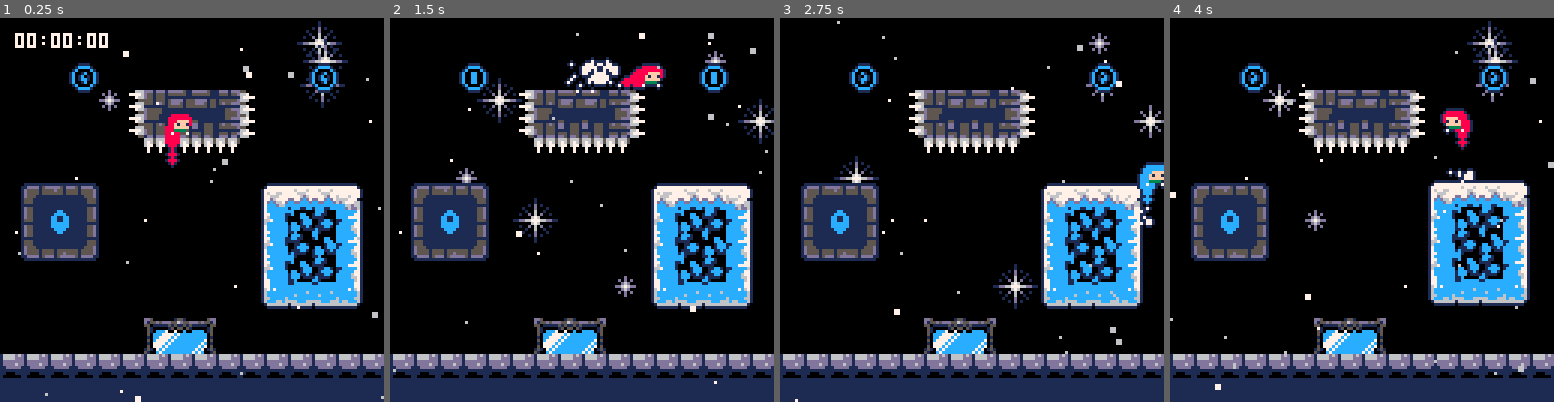
Above: before the commit, frames 1-4 (left to right).
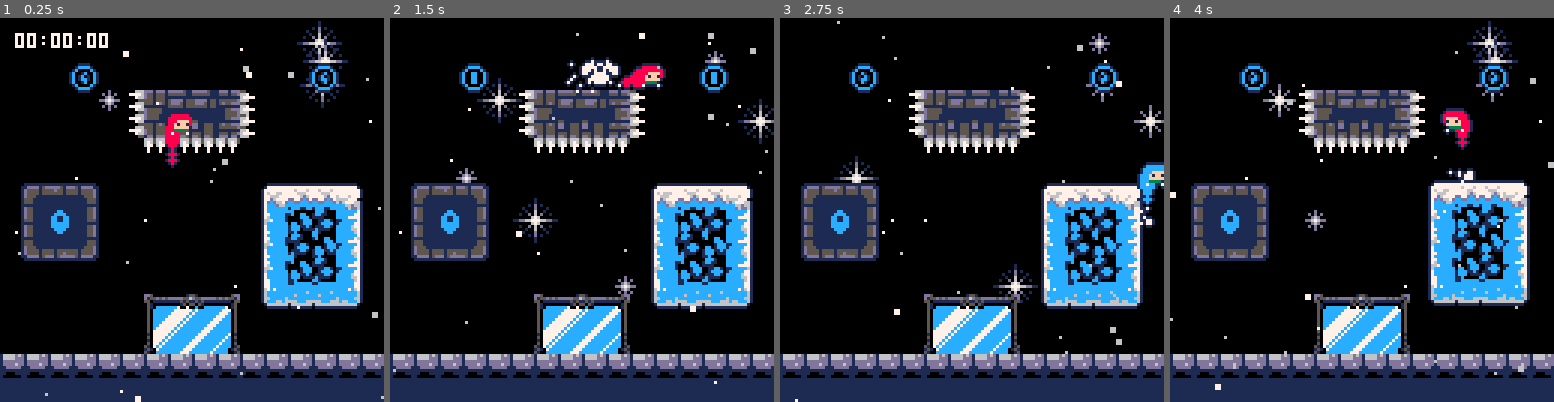
Above: after the commit, the same moments.

Repository: CelesteClassic/newleste.p8
Game: PICO-8 cartridge site.p8
The game is run twice, just before and just after one commit, with the same random seed, the same clock (stepped at 60 frames per second) and the same inputs.
Inputs:
- Up to frame 1 (0.25 s): no input
- Up to frame 2 (1.5 s): tap X (X key) at 0.33, 1.07 s; tap O (Z key) at 0.7 s
- Up to frame 3 (2.75 s): hold Right 1.6-2.1 s; tap O (Z key) at 1.7, 2.1, 2.5 s; tap X (X key) at 1.85 s; hold Up 2.15-2.42 s; hold Right from 2.47 s (still down)
- Up to frame 4 (4 s): tap O (Z key) at 2.9, 3.3, 3.7 s; tap X (X key) at 2.97 s; release Right at 3.03 s; hold Left 3.08-3.58 s; hold Down 3.63-3.97 s

The runs differ from the first frame. In frame 1, 2.7% of the frame differs, in the area x 37-63%, y 71-88%; in frame 2, 2.7%; in frame 3, 2.7%; in frame 4, 2.7%.

Commit message:
changed to big snas mirror

Diff:
--- a/site.p8
+++ b/site.p8
@@ -1283,7 +1283,7 @@
   update=function(_ENV)
   end,
   draw=function(_ENV)
-    rectfill(x+3,y+7,x+20,y+15,12)
+    rectfill(x+3,y+7,x+28,y+23,12)
     local p
     for o in all(objects) do
       if o.type==player then
@@ -1291,20 +1291,15 @@
       end
     end
     if p then
-      pal(8,2)
-      pal(15,6)
-      pal(3,1)
-      pal(1,8)
-      pal(7,5)
-      pal(12,8)
-      clip(x+3,y+7,18,9)
-      spr(p.sprite,2*x-p.x+18,p.y,1,1,not p.flip.x)
+      pal(split"8,2,1,4,5,6,5,2,9,10,11,8,13,14,15")
+      clip(x+3,y+7,26,17)
+      spr(p.sprite,2*x-p.x+24,p.y,1,1,not p.flip.x)
       pal()
       clip()
     end
     palt(0,false)
     palt(8,true)
-    sspr(104,112,24,16,x,y+4)
+    sspr(72,96,32,24,x,y+4)
     palt()
     -- rect(x+3,y+7,x+20,y+15,7)
   end
@@ -2283,8 +2278,8 @@
 0057000000000000000000430000000025252525252532323300000000000000000000000000000000000000000000000000000000000000000000000000000000000000000000000000000000000000000000000000000000000000000000000000000000000000000000000000000000000000000000000000000000000000
 0057000000000000000000430000000025252525252640414100000000000000000000000000000000000000000000000000000000000000000000000000000000000000000000000000000000000000000000000000000000000000000000000000000000000000000000000000000000000000000000000000000000000000
 0000000000000000000000430000000025252525252641000000000000000000000000000a00000000000000000000000000000000000000000000000000000000000000000000000000000000000000000000000000000000000000000000000000000000000000000000000000000000000000000000000000000000000000
-0058000000000000000000430000000025252525252641000010101010100000000000000000000000000000000000000000000000000000000000000000000000000000000000000000000000000000000000000000000000000000000000000000000000000000000000000000000000000000000000000000000000000000
-0000000000004b00000000000000000025252532323341000034353535360000000000000000000000000000000000000000000000000000000000000000000000000000000000000000000000000000000000000000000000000000000000000000000000000000000000000000000000000000000000000000000000000000
+0058000000004b00000000430000000025252525252641000010101010100000000000000000000000000000000000000000000000000000000000000000000000000000000000000000000000000000000000000000000000000000000000000000000000000000000000000000000000000000000000000000000000000000
+0000000000000000000000000000000025252532323341000034353535360000000000000000000000000000000000000000000000000000000000000000000000000000000000000000000000000000000000000000000000000000000000000000000000000000000000000000000000000000000000000000000000000000
 0000000000000000000000000000000025252600000041000025000000000010000000100000000000000000000000000000000000000000000000000000000000000000000000000000000000000000000000000000000000000000000000000000000000000000000000000000000000000000000000000000000000000000
 1e1e1e1e1e1e1e1e1e1e1e1e1e1e1e1e25252600000041000025000000001340000013400000000000000000000000000000000000000000000000000000000000000000000000000000000000000000000000000000000000000000000000000000000000000000000000000000000000000000000000000000000000000000
 2525252525252525252525252525252525252600000041000025000000001341000013410000000000000000000000000000000000000000000000000000000000000000000000000000000000000000000000000000000000000000000000000000000000000000000000000000000000000000000000000000000000000000
Not shown, changed: 32 lines of the sprite sheet (__gfx__) section of site.p8
